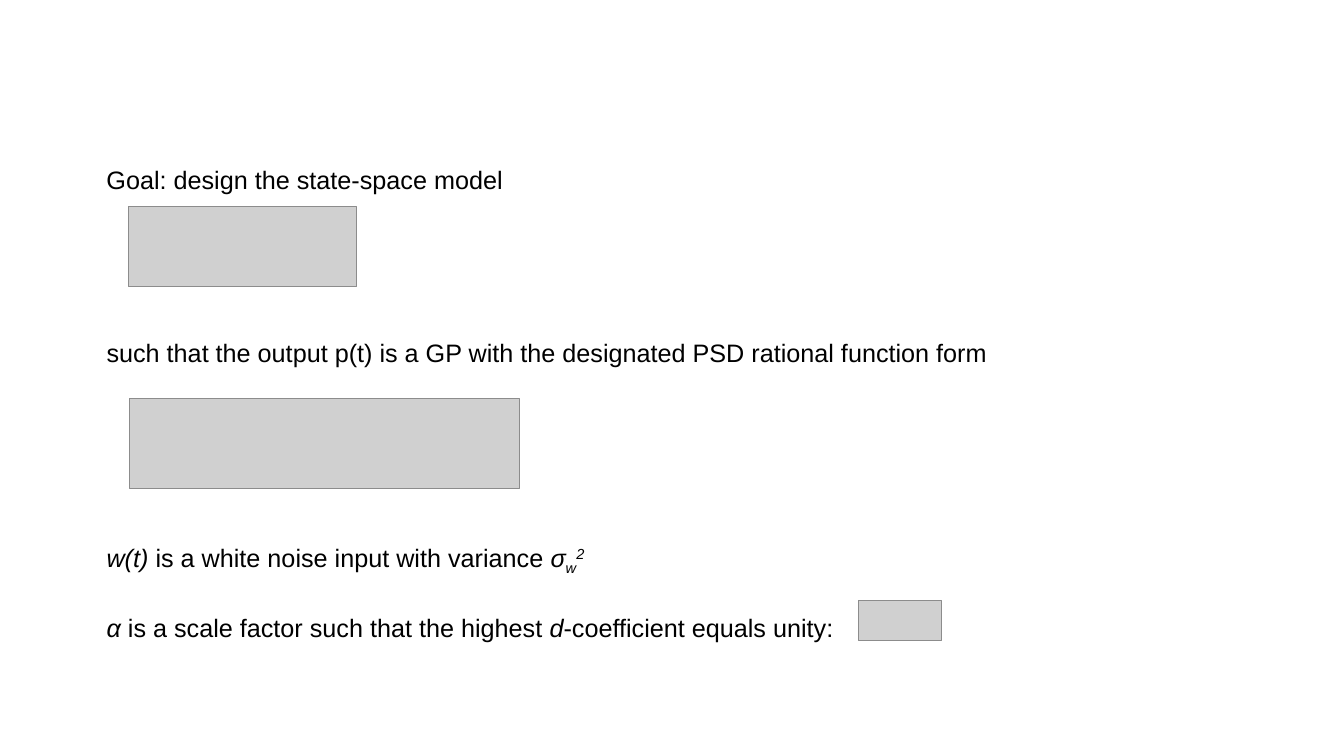
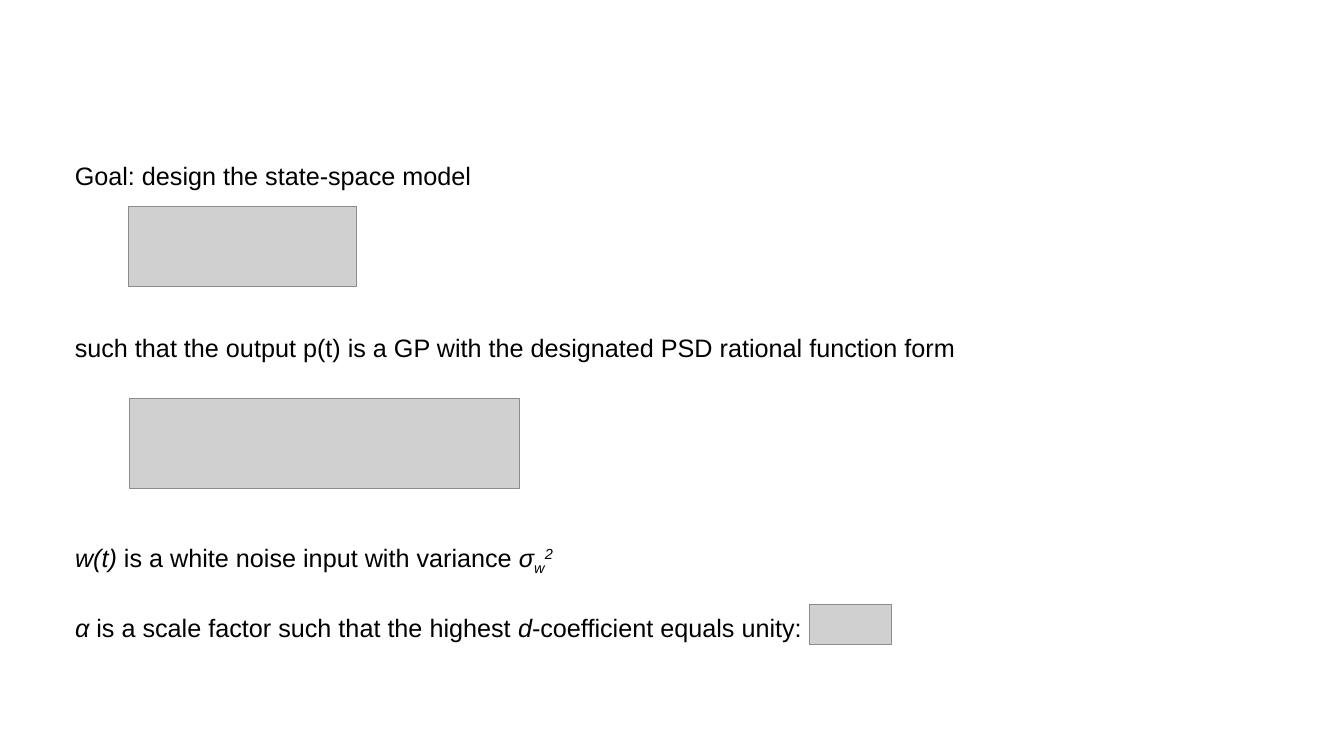
Before and after one commit to Oyvindwpetersen/ssm_tools, a slide deck: slide 2 of documentation/Design_of_statespace.pptx. Drawn at 1344x756 pixels with LibreOffice and Linux fonts; fonts in the diff are those of the drawing; grey boxes stand for pictures; background and template pictures are left out. Boxes give left, top, right and bottom in pixels: in the first picture for what was removed or moved away, otherwise in the second. Text is boxed around its words. In the diff, an @@ line names an element or a change of style, - is before the commit and + after.

```diff
--- a/documentation/Design_of_statespace.pptx
+++ b/documentation/Design_of_statespace.pptx
@@ text "Goal: design the state-space model" moved from (x1=106, y1=170, x2=503, y2=194) to (x1=75, y1=166, x2=471, y2=190) @@
@@ text "such that the output p(t) ..." moved from (x1=107, y1=343, x2=986, y2=367) to (x1=75, y1=338, x2=954, y2=362) @@
@@ text "w(t) is a white noise ..." moved from (x1=107, y1=548, x2=543, y2=573) to (x1=75, y1=548, x2=512, y2=573) @@
@@ text "α is a scale factor ..." moved from (x1=107, y1=618, x2=833, y2=643) to (x1=75, y1=618, x2=802, y2=643) @@
@@ picture moved from (x1=859, y1=600, x2=942, y2=640) to (x1=810, y1=604, x2=892, y2=644) @@
```
Also in this commit, not shown: 3 other slides changed, 1 slide added, 1 slide removed, 49 other files.
